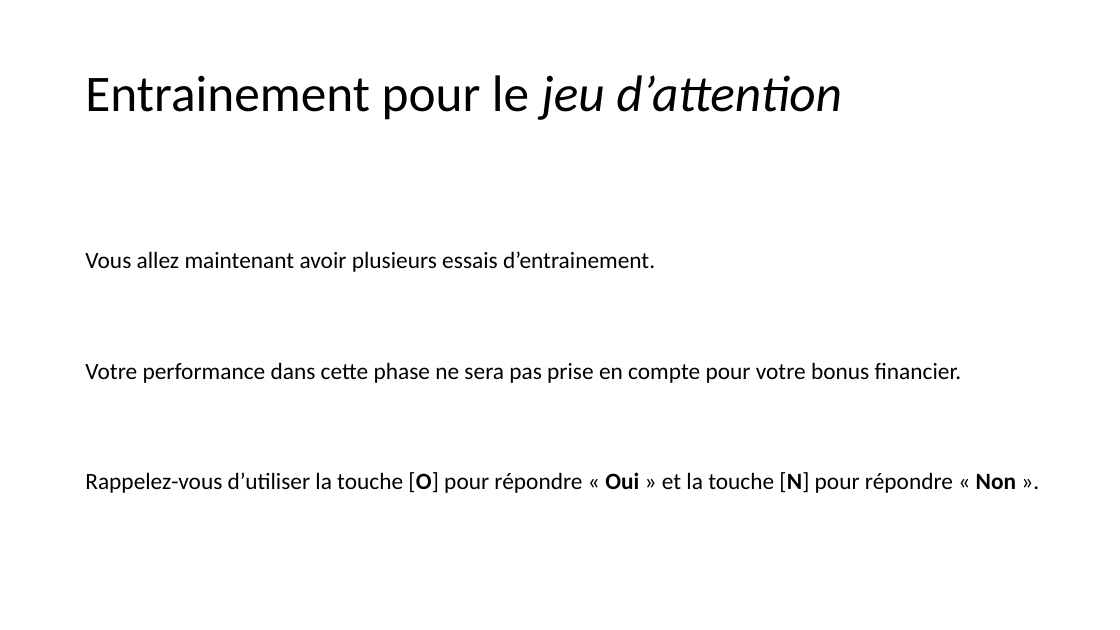
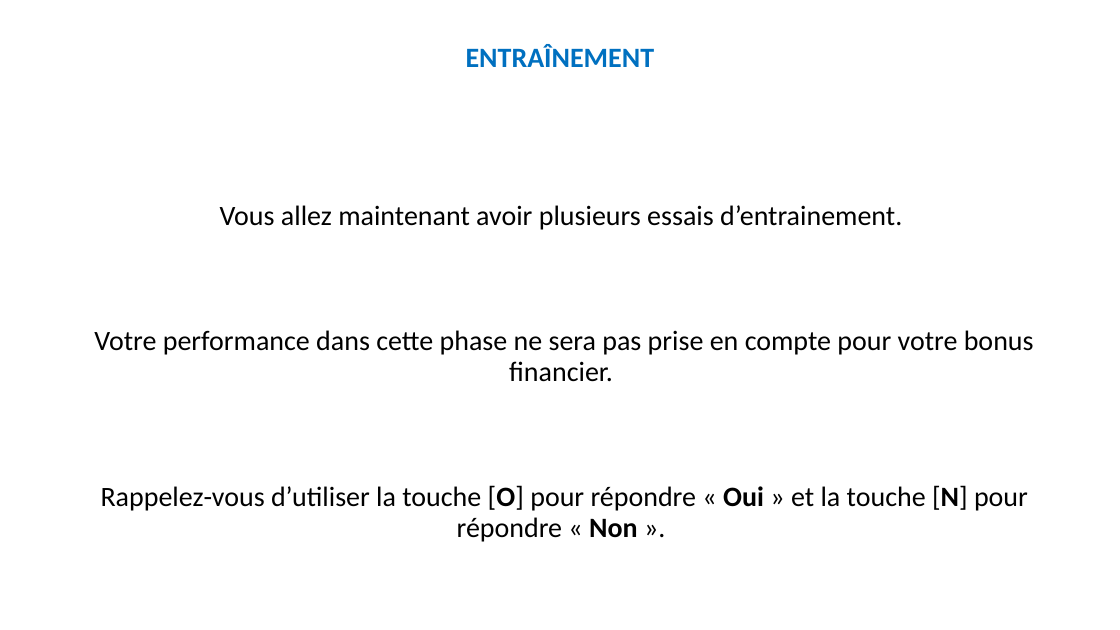
Before and after one commit to MBB-team/Online_Testing, a slide deck: slide 8 of src/Emotion_Regulation_JS/instructions/instructionsDiapo.pptx (slide 6 before the commit). Drawn at 1120x630 pixels with LibreOffice and Linux fonts; fonts in the diff are those of the drawing. Boxes give left, top, right and bottom in pixels: in the first picture for what was removed or moved away, otherwise in the second. Text is boxed around its words. In the diff, an @@ line names an element or a change of style, - is before the commit and + after.

```diff
--- a/src/Emotion_Regulation_JS/instructions/instructionsDiapo.pptx
+++ b/src/Emotion_Regulation_JS/instructions/instructionsDiapo.pptx
@@ text added at <box>466,44,655,67</box>, 24 pt, text #0070C0, bold @@
+ENTRAÎNEMENT
@@ title removed at <box>85,75,842,120</box> @@
-Entrainement pour le jeu d’attention
@@ text "Vous allez maintenant avoir plusieurs ...": place and size @@
-text "Vous allez maintenant avoir plusieurs ..." at <box>85,251,1016,493</box>
+text "Vous allez maintenant avoir plusieurs ..." at <box>94,205,1034,542</box>
@@ text "Vous allez maintenant avoir plusieurs ..." at <box>94,205,1034,542</box>: size 20 to 24 pt; alignment left to centre @@
```
Also in this commit, not shown: 5 other slides changed, 4 slides added, 2 slides removed, 16 other files.
